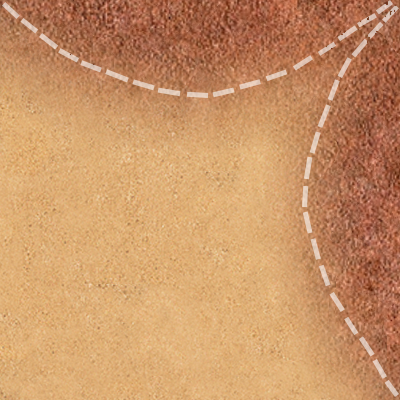
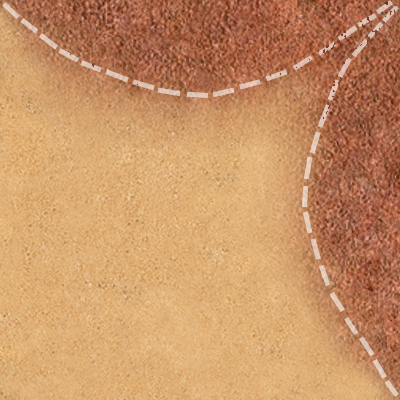
The second 400 × 400 image is a revision of the first. Changes to its layers:
painted on "Линия 17" (1st of 2) over [20,18,311,71]
painted on "Слой 3" over [0,0,395,163]
painted on "Слой 2" over [271,0,400,400]
